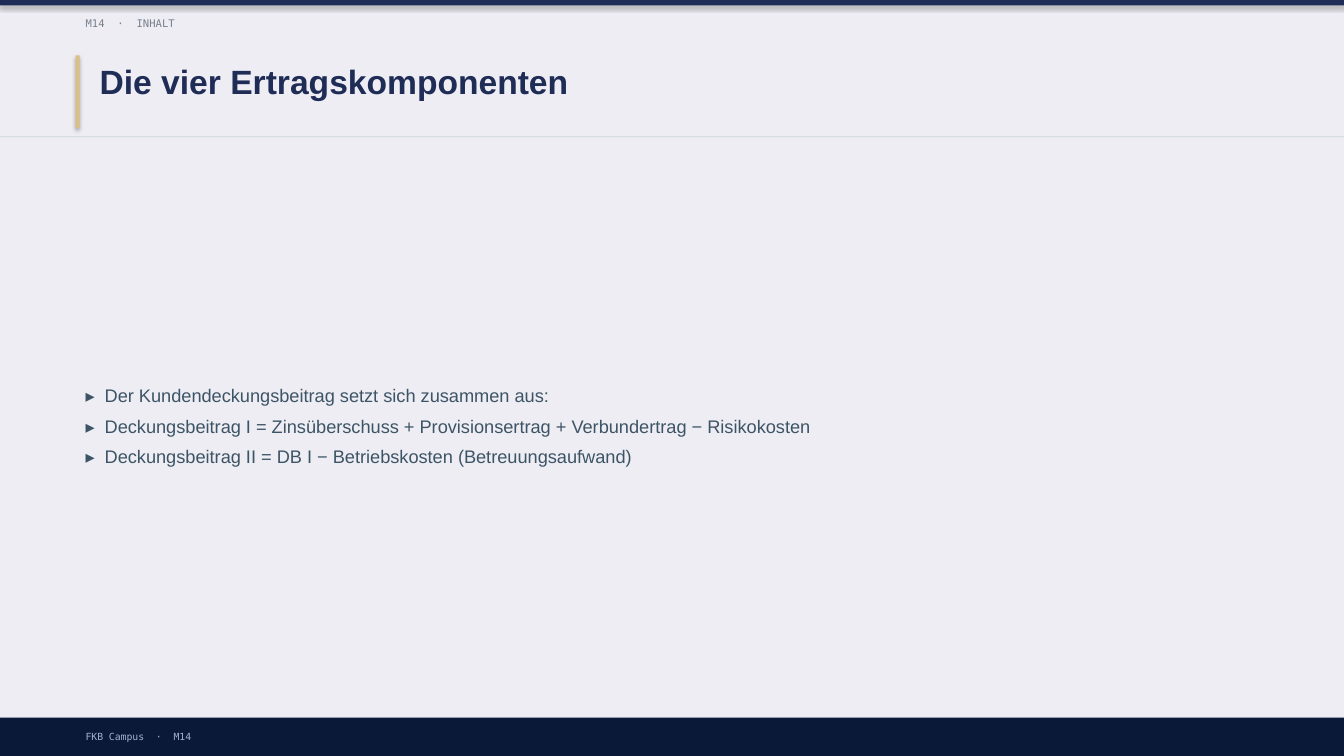
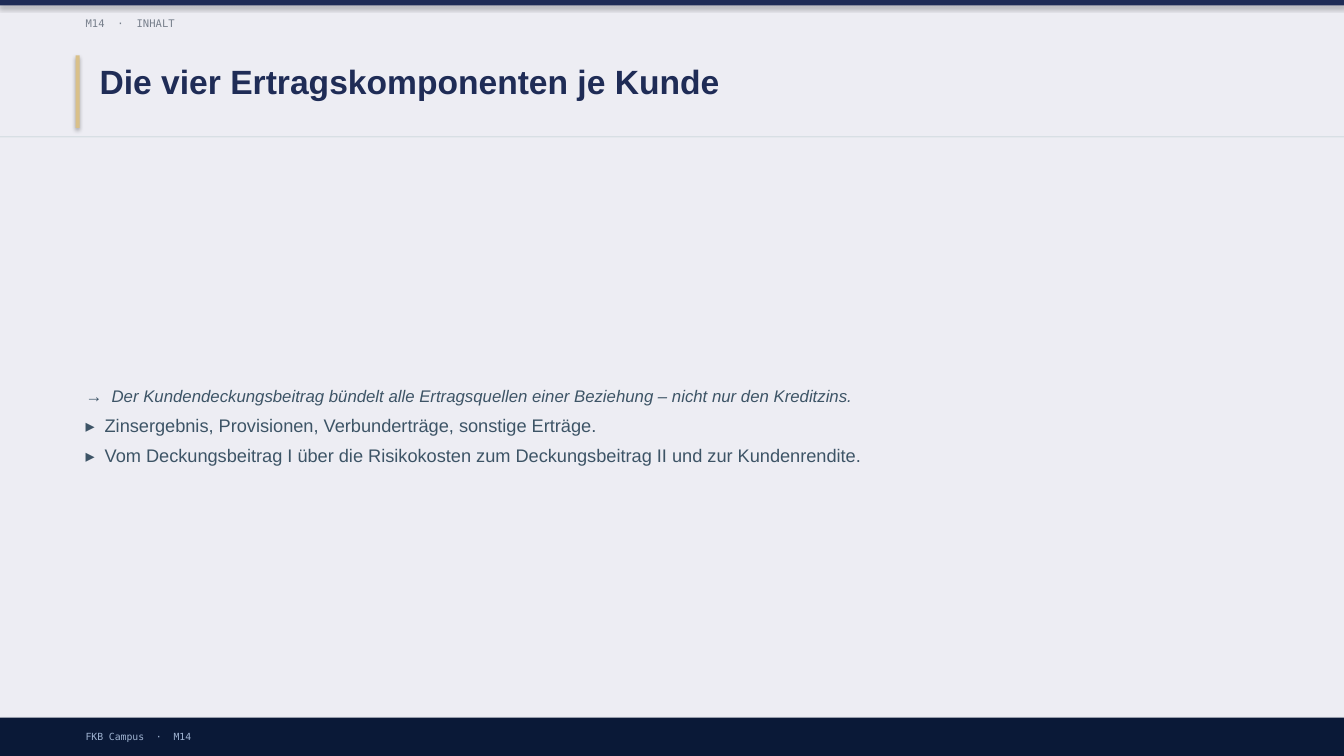
Before and after one commit to ck5rqc47pr-byte/firmenkundenakademie-online, a slide deck: slide 6 of protected-downloads/praesentation/M14.pptx. Drawn at 1344x756 pixels with LibreOffice and Linux fonts; fonts in the diff are those of the drawing. Boxes give left, top, right and bottom in pixels: in the first picture for what was removed or moved away, otherwise in the second. Text is boxed around its words. In the diff, an @@ line names an element or a change of style, - is before the commit and + after.

```diff
--- a/protected-downloads/praesentation/M14.pptx
+++ b/protected-downloads/praesentation/M14.pptx
@@ text at [100, 69, 720, 101]: text changed @@
-Die vier Ertragskomponenten
+Die vier Ertragskomponenten je Kunde
@@ text at [105, 390, 861, 466]: text changed @@
-▸ Der Kundendeckungsbeitrag setzt sich zusammen aus:
-▸ Deckungsbeitrag I = Zinsüberschuss + Provisionsertrag + Verbundertrag − Risikokosten
-▸ Deckungsbeitrag II = DB I − Betriebskosten (Betreuungsaufwand)
+→ Der Kundendeckungsbeitrag bündelt alle Ertragsquellen einer Beziehung – nicht nur den Kreditzins.
+▸ Zinsergebnis, Provisionen, Verbunderträge, sonstige Erträge.
+▸ Vom Deckungsbeitrag I über die Risikokosten zum Deckungsbeitrag II und zur Kundenrendite.
```
Also in this commit, not shown: 5 other slides changed, 5 slides added, 6 slides removed, 1 other file.
